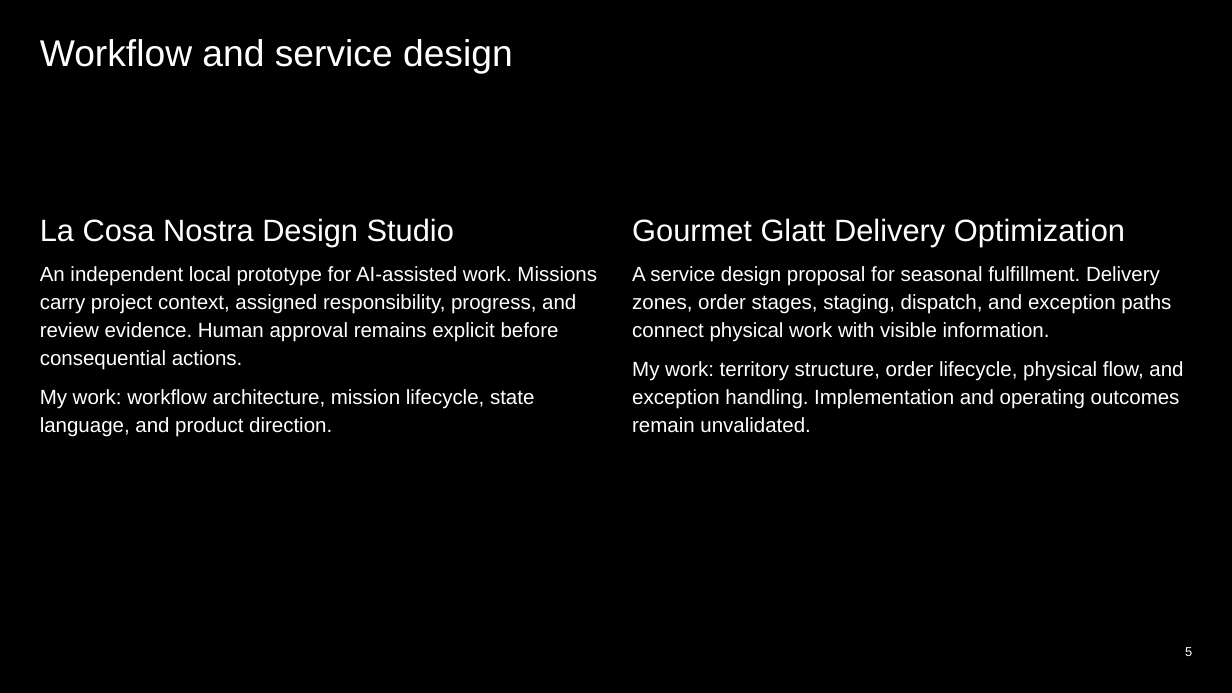
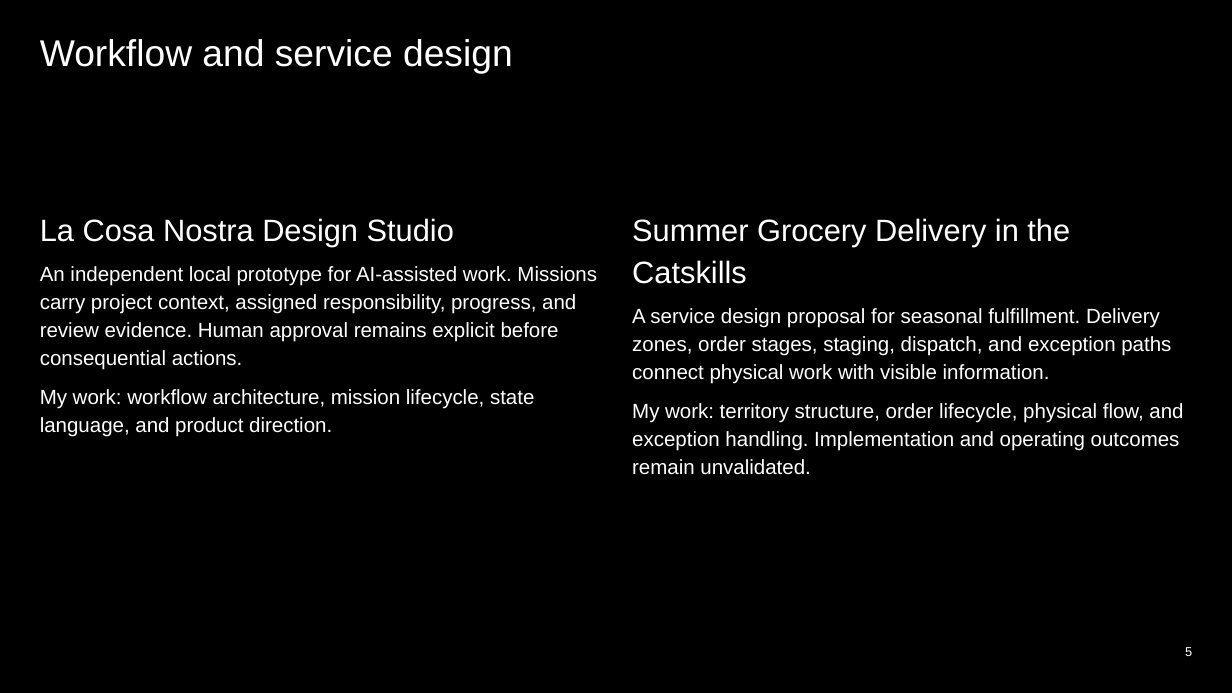
Before and after one commit to AceBoom11207/RUCA_MOBILE_PRESENTATION_HUB, a slide deck: slide 5 of resume/Anthony_Moncion_Portfolio.pptx. Drawn at 1232x693 pixels with LibreOffice and Linux fonts; fonts in the diff are those of the drawing. Boxes give left, top, right and bottom in pixels: in the first picture for what was removed or moved away, otherwise in the second. Text is boxed around its words. In the diff, an @@ line names an element or a change of style, - is before the commit and + after.

Commit message:
Rename public grocery project to Summer Grocery Delivery in the Catskills

```diff
--- a/resume/Anthony_Moncion_Portfolio.pptx
+++ b/resume/Anthony_Moncion_Portfolio.pptx
@@ text at <box>632,218,1070,284</box>: text changed @@
-Gourmet Glatt Delivery Optimization
+Summer Grocery Delivery in the Catskills
```
Also in this commit, not shown: 19 other files.
